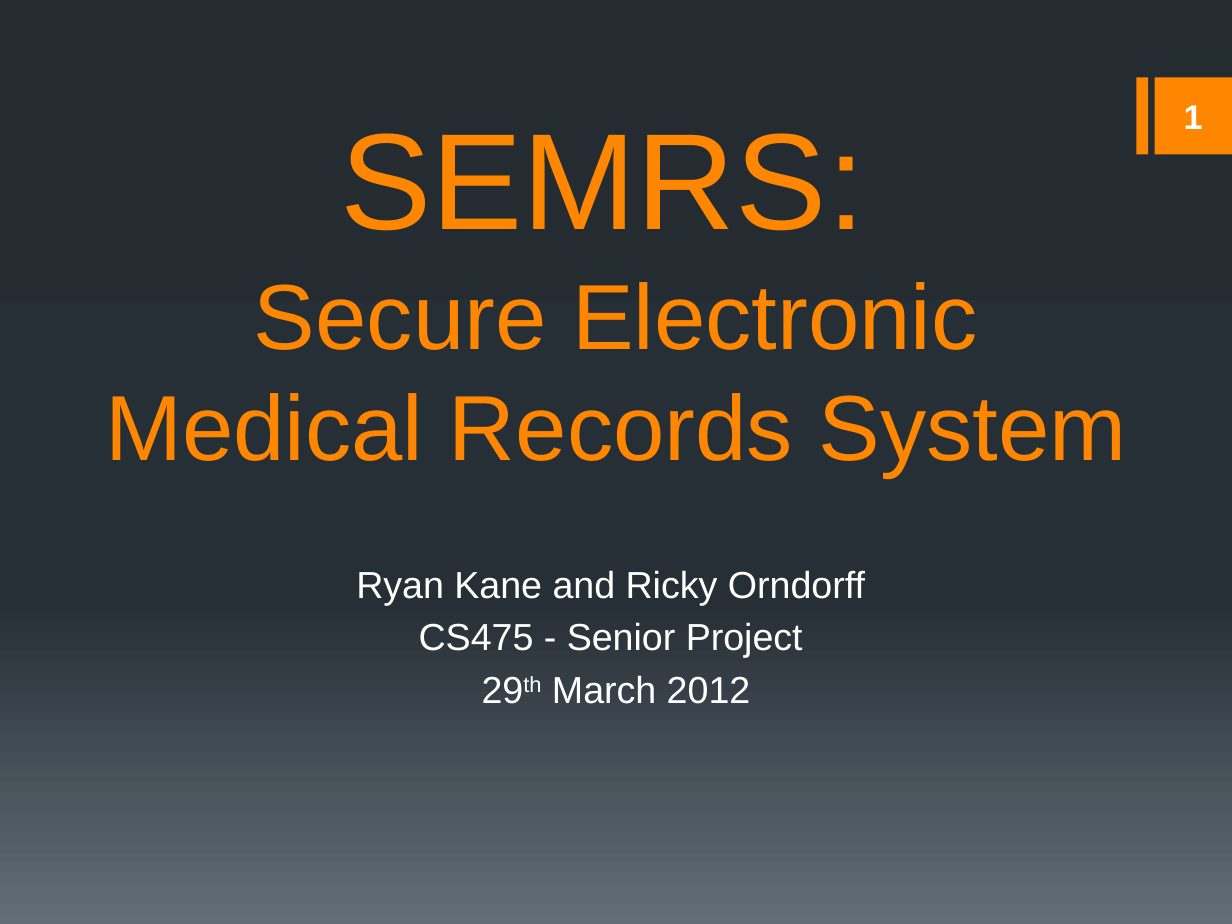
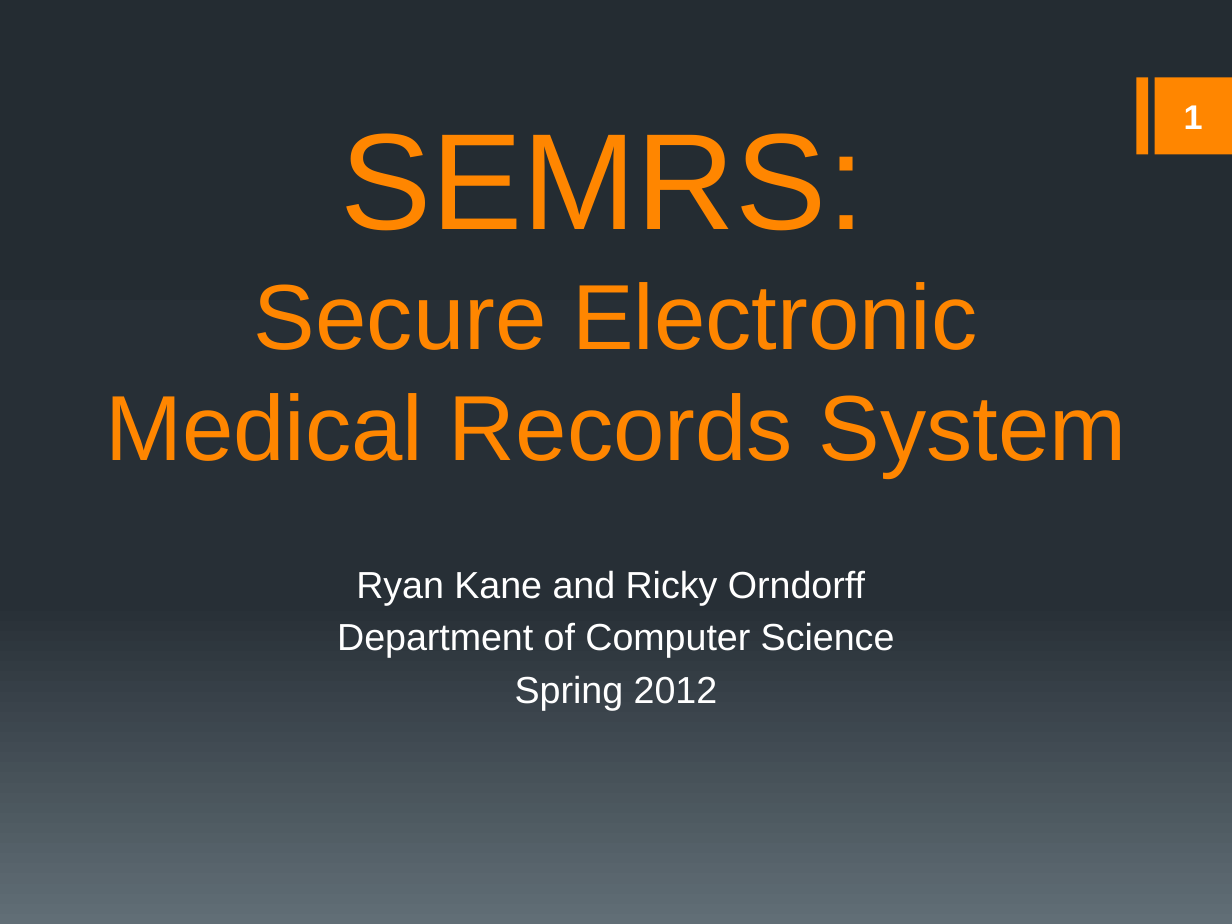
Before and after one commit to rmkane/semrs, a slide deck: slide 1 of Documentation/Final_Presentation.pptx. Drawn at 1232x924 pixels with LibreOffice and Linux fonts; fonts in the diff are those of the drawing. Boxes give left, top, right and bottom in pixels: in the first picture for what was removed or moved away, otherwise in the second. Text is boxed around its words. In the diff, an @@ line names an element or a change of style, - is before the commit and + after.

```diff
--- a/Documentation/Final_Presentation.pptx
+++ b/Documentation/Final_Presentation.pptx
@@ subtitle at bbox=[337, 622, 895, 710]: text changed @@
-CS475 - Senior Project
-29th March 2012
+Department of Computer Science
+Spring 2012
```
Also in this commit, not shown: 2 other slides changed, 5 slides added, 2 slides removed, 1 other file.
